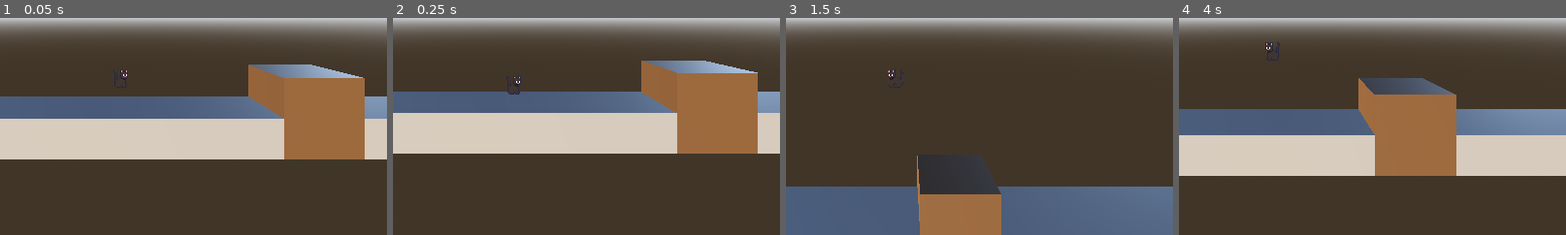
Above: before the commit, frames 1-4 (left to right).
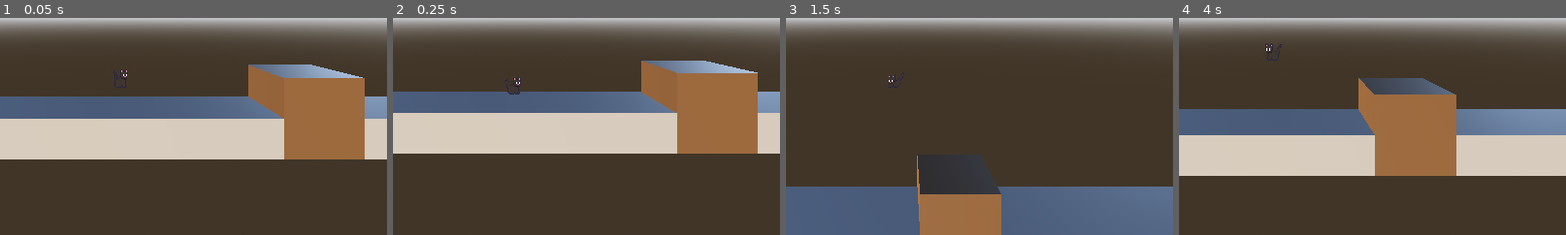
Above: after the commit, the same moments.

Repository: droptablestar/sneaky_cat2d
Game: Godot game, scene res://main.tscn
Same seed, same stepped clock (60 frames per second), same inputs: the game is played once before the commit and once after it.
Inputs:
- Up to frame 1 (0.05 s): no input
- Up to frame 2 (0.25 s): no input
- Up to frame 3 (1.5 s): tap Enter (ui_accept) at 0.5, 0.77 s; hold Right (ui_right) 0.53-1.28 s; tap F at 0.6, 1.35 s; hold Left (ui_left) from 1.28 s (still down)
- Up to frame 4 (4 s): tap Enter (ui_accept) at 1.52, 3.02, 3.77 s; release Left (ui_left) at 2.03 s; hold Right (ui_right) 2.03-3.53 s; tap F at 2.1, 2.85, 3.6 s; hold Left (ui_left) from 3.53 s (still down)
The pictures show only the part of the screen within x 34-84%, y 50-100%; the shares and areas given below are measured in that part.

The runs differ from the first frame. In frame 2, less than 0.1% of the frame differs, in the area x 28-34%, y 26-33%; in frame 3, less than 0.1%, in the area x 26-31%, y 23-33%; in frame 4, less than 0.1%.

Commit message:
jump animation

Diff:
--- a/sneaky-cat-2d/assets/sprites/cat_spriteframes.tres
+++ b/sneaky-cat-2d/assets/sprites/cat_spriteframes.tres
@@ -9,6 +9,50 @@
 [sub_resource type="AtlasTexture" id="AtlasTexture_1"]
 atlas = ExtResource("1_sheet")
 region = Rect2(0, 0, 32, 32)
+
+[sub_resource type="AtlasTexture" id="AtlasTexture_3v4uo"]
+atlas = ExtResource("1_sheet")
+region = Rect2(0, 64, 32, 32)
+
+[sub_resource type="AtlasTexture" id="AtlasTexture_3h0x0"]
+atlas = ExtResource("1_sheet")
+region = Rect2(32, 64, 32, 32)
+
+[sub_resource type="AtlasTexture" id="AtlasTexture_lgj2p"]
+atlas = ExtResource("1_sheet")
+region = Rect2(64, 64, 32, 32)
+
+[sub_resource type="AtlasTexture" id="AtlasTexture_wtb4o"]
+atlas = ExtResource("1_sheet")
+region = Rect2(96, 64, 32, 32)
+
+[sub_resource type="AtlasTexture" id="AtlasTexture_ujhgp"]
+atlas = ExtResource("1_sheet")
+region = Rect2(128, 64, 32, 32)
+
+[sub_resource type="AtlasTexture" id="AtlasTexture_ri0q3"]
+atlas = ExtResource("1_sheet")
+region = Rect2(160, 64, 32, 32)
+
+[sub_resource type="AtlasTexture" id="AtlasTexture_s718j"]
+atlas = ExtResource("1_sheet")
+region = Rect2(192, 64, 32, 32)
+
+[sub_resource type="AtlasTexture" id="AtlasTexture_4b36j"]
+atlas = ExtResource("1_sheet")
+region = Rect2(224, 64, 32, 32)
+
+[sub_resource type="AtlasTexture" id="AtlasTexture_475nj"]
+atlas = ExtResource("1_sheet")
+region = Rect2(256, 64, 32, 32)
+
+[sub_resource type="AtlasTexture" id="AtlasTexture_tgofn"]
+atlas = ExtResource("1_sheet")
+region = Rect2(288, 64, 32, 32)
+
+[sub_resource type="AtlasTexture" id="AtlasTexture_3psfr"]
+atlas = ExtResource("1_sheet")
+region = Rect2(320, 64, 32, 32)
 
 [sub_resource type="AtlasTexture" id="AtlasTexture_2"]
 atlas = ExtResource("1_sheet")
@@ -32,7 +76,40 @@
 "name": &"idle",
 "speed": 4.0
 }, {
-"frames": [],
+"frames": [{
+"duration": 1.0,
+"texture": SubResource("AtlasTexture_3v4uo")
+}, {
+"duration": 1.0,
+"texture": SubResource("AtlasTexture_3h0x0")
+}, {
+"duration": 1.0,
+"texture": SubResource("AtlasTexture_lgj2p")
+}, {
+"duration": 1.0,
+"texture": SubResource("AtlasTexture_wtb4o")
+}, {
+"duration": 1.0,
+"texture": SubResource("AtlasTexture_ujhgp")
+}, {
+"duration": 1.0,
+"texture": SubResource("AtlasTexture_ri0q3")
+}, {
+"duration": 1.0,
+"texture": SubResource("AtlasTexture_s718j")
+}, {
+"duration": 1.0,
+"texture": SubResource("AtlasTexture_4b36j")
+}, {
+"duration": 1.0,
+"texture": SubResource("AtlasTexture_475nj")
+}, {
+"duration": 1.0,
+"texture": SubResource("AtlasTexture_tgofn")
+}, {
+"duration": 1.0,
+"texture": SubResource("AtlasTexture_3psfr")
+}],
 "loop": true,
 "name": &"jump",
 "speed": 5.0
--- a/sneaky-cat-2d/scripts/player_visuals.gd
+++ b/sneaky-cat-2d/scripts/player_visuals.gd
@@ -19,6 +19,8 @@
 	var target_animation: String = "idle"
 	if _player.is_hidden:
 		target_animation = "hidden"
+	elif not _player.is_on_floor():
+		target_animation = "jump"
 	elif absf(_player.velocity.x) > walk_threshold:
 		target_animation = "walk"
 
Not shown: 1 places in sneaky-cat-2d/assets/sprites/cat_spriteframes.tres that only renumber resources
